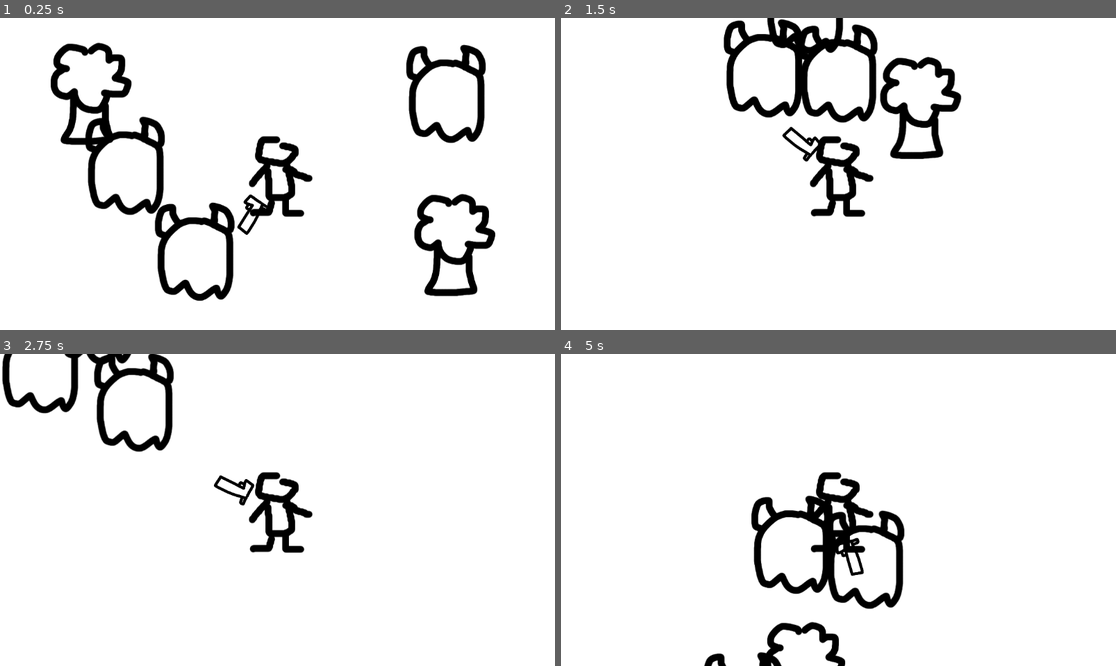
Above: before the commit, frames 1-4 (two rows, left to right).
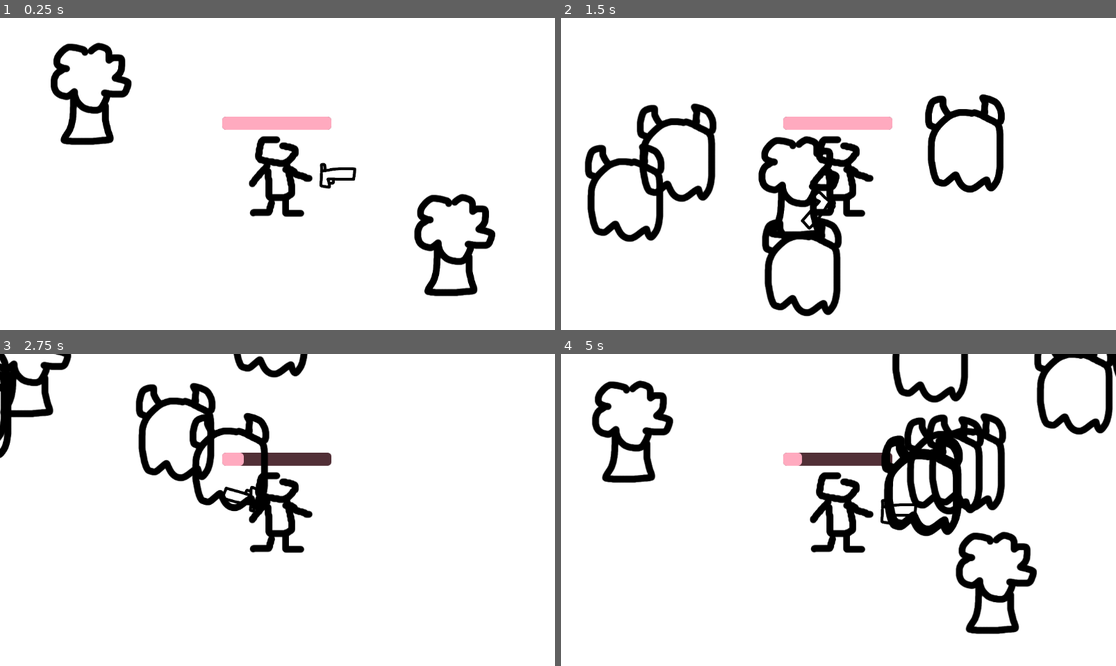
Above: after the commit, the same moments.

Repository: stressedGuaba/magicgirlgo
Game: Godot game, scene res://survivors_game.tscn
Two runs of this game, one before a commit and one after it. Both use one fixed random seed, a clock stepped at 60 frames per second and the inputs below.
Inputs:
- Up to frame 1 (0.25 s): no input
- Up to frame 2 (1.5 s): tap Enter at 0.5 s; hold D (move_right) 0.53-1.28 s; hold S (move_down) from 1.28 s (still down)
- Up to frame 3 (2.75 s): release S (move_down) at 2.03 s; hold D (move_right) from 2.03 s (still down)
- Up to frame 4 (5 s): release D (move_right) at 2.78 s; hold W (move_up) 2.78-3.53 s; hold A (move_left) from 3.53 s (still down)

The runs differ from the first frame. In frame 1, 6.0% of the frame differs, in the area x 15-88%, y 8-91%; in frame 2, 13%; in frame 3, 7.8%; in frame 4, 15%, in the area x 5-100%, y 0-100%.

Commit message:
base of game mostly done ? health bar issue currently need to fix

Diff:
--- /dev/null
+++ b/bullet.gd
@@ -0,0 +1,18 @@
+extends Area2D
+var travelled_distance = 0
+func _physics_process(delta: float) -> void:
+	const SPEED = 1000
+	const RANGE = 1200
+
+	var direction = Vector2.RIGHT.rotated(rotation)
+	position += direction * SPEED * delta
+
+	travelled_distance += SPEED * delta
+	if travelled_distance > RANGE:
+		queue_free()
+
+
+func _on_body_entered(body: Node2D) -> void:
+	queue_free()
+	if body.has_method("take_damage"):
+		body.take_damage()
--- a/bullet.tscn
+++ b/bullet.tscn
@@ -1,11 +1,16 @@
-[gd_scene load_steps=3 format=3 uid="uid://djqyx408tpwek"]
+[gd_scene load_steps=4 format=3 uid="uid://djqyx408tpwek"]
 
 [ext_resource type="Texture2D" uid="uid://cyogf6jsh1oeo" path="res://assets/temp bullet.png" id="1_v7oki"]
+[ext_resource type="Script" uid="uid://dyo8n3i56abv8" path="res://bullet.gd" id="1_v8qja"]
 
 [sub_resource type="CircleShape2D" id="CircleShape2D_v8qja"]
 radius = 19.0
 
 [node name="Bullet" type="Area2D"]
+top_level = true
+collision_layer = 0
+collision_mask = 3
+script = ExtResource("1_v8qja")
 
 [node name="TempBullet" type="Sprite2D" parent="."]
 position = Vector2(-2, 6)
@@ -13,3 +18,5 @@
 
 [node name="CollisionShape2D" type="CollisionShape2D" parent="."]
 shape = SubResource("CircleShape2D_v8qja")
+
+[connection signal="body_entered" from="." to="." method="_on_body_entered"]
--- a/enemy.gd
+++ b/enemy.gd
@@ -1,4 +1,6 @@
 extends CharacterBody2D
+
+var health = 3
 
 @onready var player = get_node("/root/Game/Player")
 
@@ -6,3 +8,9 @@
 	var direction = global_position.direction_to(player.global_position)
 	velocity = direction * 300.0
 	move_and_slide()
+
+func take_damage():
+	health -= 1
+
+	if health == 0:
+		queue_free()
--- a/enemy.tscn
+++ b/enemy.tscn
@@ -7,6 +7,7 @@
 radius = 77.0065
 
 [node name="Enemy" type="CharacterBody2D"]
+collision_layer = 2
 script = ExtResource("1_4gyqm")
 
 [node name="TempEnemy1" type="Sprite2D" parent="."]
--- a/gun.gd
+++ b/gun.gd
@@ -5,3 +5,13 @@
 	if enemies_in_range.size() > 0:
 		var target_enemy = enemies_in_range.front()
 		look_at(target_enemy.global_position)
+
+func shoot():
+	const BULLET = preload("res://bullet.tscn")
+	var new_bullet = BULLET.instantiate()
+	new_bullet.global_position = %ShootingPoint.global_position
+	new_bullet.global_rotation = %ShootingPoint.global_rotation
+	%ShootingPoint.add_child(new_bullet)
+
+func _on_timer_timeout() -> void:
+	shoot()
--- a/gun.tscn
+++ b/gun.tscn
@@ -22,4 +22,11 @@
 texture = ExtResource("1_vk1bi")
 
 [node name="ShootingPoint" type="Marker2D" parent="WeaponPivot/Tempgun"]
+unique_name_in_owner = true
 position = Vector2(88.021, -1.82954e-05)
+
+[node name="Timer" type="Timer" parent="."]
+wait_time = 0.3
+autostart = true
+
+[connection signal="timeout" from="Timer" to="." method="_on_timer_timeout"]
--- a/player.gd
+++ b/player.gd
@@ -1,6 +1,20 @@
 extends CharacterBody2D
+
+signal health_depleted
+
+var health = 100.0
+
 
 func _physics_process(_delta: float) -> void:
 	var direction = Input.get_vector("move_left", "move_right", "move_up", "move_down")
 	velocity = direction * 600
 	move_and_slide()
+
+	const DAMAGE_RATE = 5.0
+	var overlapping_mobs = %HurtBox.get_overlapping_bodies()
+	if overlapping_mobs.size() > 0:
+			health -= DAMAGE_RATE * overlapping_mobs.size() * _delta
+			%ProgressBar.value = health
+			%ProgressBar.max_value = 500
+			if health <= 0.0:
+				health_depleted.emit()
--- a/player.tscn
+++ b/player.tscn
@@ -6,6 +6,22 @@
 
 [sub_resource type="CircleShape2D" id="CircleShape2D_onrkg"]
 radius = 56.1427
+
+[sub_resource type="CircleShape2D" id="CircleShape2D_i3pqv"]
+
+[sub_resource type="StyleBoxFlat" id="StyleBoxFlat_i3pqv"]
+bg_color = Color(0.319251, 0.186127, 0.211548, 1)
+corner_radius_top_left = 8
+corner_radius_top_right = 8
+corner_radius_bottom_right = 8
+corner_radius_bottom_left = 8
+
+[sub_resource type="StyleBoxFlat" id="StyleBoxFlat_hqtel"]
+bg_color = Color(0.997554, 0.666277, 0.748993, 1)
+corner_radius_top_left = 8
+corner_radius_top_right = 8
+corner_radius_bottom_right = 8
+corner_radius_bottom_left = 8
 
 [node name="Player" type="CharacterBody2D"]
 collision_layer = 0
@@ -21,3 +37,24 @@
 [node name="Camera2D" type="Camera2D" parent="."]
 
 [node name="Gun" parent="." instance=ExtResource("3_i3pqv")]
+position = Vector2(22, 1)
+
+[node name="HurtBox" type="Area2D" parent="."]
+unique_name_in_owner = true
+collision_layer = 0
+collision_mask = 2
+
+[node name="CollisionShape2D" type="CollisionShape2D" parent="HurtBox"]
+shape = SubResource("CircleShape2D_i3pqv")
+debug_color = Color(0.957315, 0.129797, 0.411961, 0.42)
+
+[node name="ProgressBar" type="ProgressBar" parent="."]
+unique_name_in_owner = true
+offset_left = -115.0
+offset_top = -119.0
+offset_right = 112.0
+offset_bottom = -92.0
+theme_override_styles/background = SubResource("StyleBoxFlat_i3pqv")
+theme_override_styles/fill = SubResource("StyleBoxFlat_hqtel")
+value = 100.0
+show_percentage = false
--- /dev/null
+++ b/survivors_game.gd
@@ -0,0 +1,18 @@
+extends Node2D
+
+
+func spawn_mob():
+	var new_mob = preload("res://enemy.tscn").instantiate()
+	%PathFollow2D.progress_ratio = randf()
+	new_mob.global_position = %PathFollow2D.global_position
+	add_child(new_mob)
+
+
+
+func _on_timer_timeout() -> void:
+	spawn_mob()
+
+
+func _on_player_health_depleted() -> void:
+	%GameOver.visible = true
+	get_tree().paused = true
--- a/survivors_game.tscn
+++ b/survivors_game.tscn
@@ -1,11 +1,18 @@
-[gd_scene load_steps=4 format=3 uid="uid://0yltul1d0imt"]
+[gd_scene load_steps=5 format=3 uid="uid://0yltul1d0imt"]
 
+[ext_resource type="Script" uid="uid://fh7ydyed4jfu" path="res://survivors_game.gd" id="1_l26od"]
 [ext_resource type="PackedScene" uid="uid://bxbpcvnn1gt8" path="res://player.tscn" id="1_y3pti"]
 [ext_resource type="PackedScene" uid="uid://bituoi0bg7ukt" path="res://tree.tscn" id="2_l26od"]
-[ext_resource type="PackedScene" uid="uid://duslljwnqrymm" path="res://enemy.tscn" id="2_qqaft"]
+
+[sub_resource type="Curve2D" id="Curve2D_qqaft"]
+_data = {
+"points": PackedVector2Array(0, 0, 0, 0, -104, -111, 0, 0, 0, 0, 1221, -111, 0, 0, 0, 0, 1230, 757, 0, 0, 0, 0, -106, 753, 0, 0, 0, 0, -104, -111)
+}
+point_count = 5
 
 [node name="Game" type="Node2D"]
 y_sort_enabled = true
+script = ExtResource("1_l26od")
 
 [node name="CanvasLayer" type="CanvasLayer" parent="."]
 layer = -30
@@ -19,8 +26,13 @@
 [node name="Player" parent="." instance=ExtResource("1_y3pti")]
 position = Vector2(564, 332)
 
-[node name="Enemy" parent="." instance=ExtResource("2_qqaft")]
-position = Vector2(182.57, 415.351)
+[node name="Path2D" type="Path2D" parent="Player"]
+position = Vector2(-564, -332)
+curve = SubResource("Curve2D_qqaft")
+
+[node name="PathFollow2D" type="PathFollow2D" parent="Player/Path2D"]
+unique_name_in_owner = true
+position = Vector2(-104, -111)
 
 [node name="Tree" parent="." instance=ExtResource("2_l26od")]
 position = Vector2(170, 266)
@@ -28,8 +40,37 @@
 [node name="Tree2" parent="." instance=ExtResource("2_l26od")]
 position = Vector2(925, 580)
 
-[node name="Enemy2" parent="." instance=ExtResource("2_qqaft")]
-position = Vector2(996, 252)
+[node name="Timer" type="Timer" parent="."]
+wait_time = 0.3
+autostart = true
 
-[node name="Enemy3" parent="." instance=ExtResource("2_qqaft")]
-position = Vector2(361, 657)
+[node name="GameOver" type="CanvasLayer" parent="."]
+unique_name_in_owner = true
+visible = false
+
+[node name="ColorRect" type="ColorRect" parent="GameOver"]
+anchors_preset = 15
+anchor_right = 1.0
+anchor_bottom = 1.0
+grow_horizontal = 2
+grow_vertical = 2
+color = Color(0, 0, 0, 0.509804)
+
+[node name="Label" type="Label" parent="GameOver/ColorRect"]
+layout_mode = 1
+anchors_preset = 8
+anchor_left = 0.5
+anchor_top = 0.5
+anchor_right = 0.5
+anchor_bottom = 0.5
+offset_left = -43.5
+offset_top = -11.5
+offset_right = 43.5
+offset_bottom = 11.5
+grow_horizontal = 2
+grow_vertical = 2
+theme_override_font_sizes/font_size = 100
+text = "Game Over"
+
+[connection signal="health_depleted" from="Player" to="." method="_on_player_health_depleted"]
+[connection signal="timeout" from="Timer" to="." method="_on_timer_timeout"]
Not shown, added: bullet.gd.uid
Not shown: 1 places in player.tscn that only renumber resources
Not shown, added: survivors_game.gd.uid
